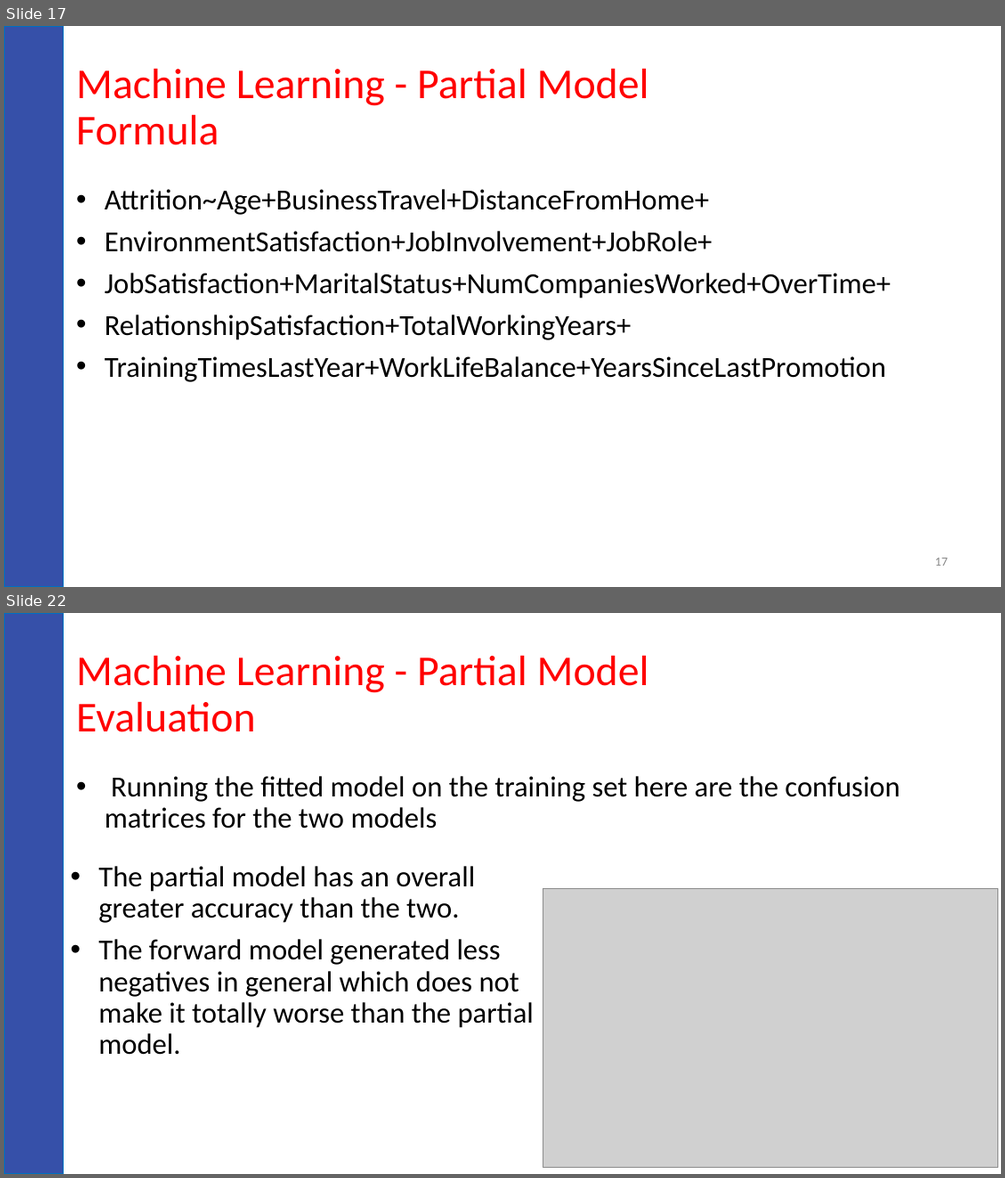
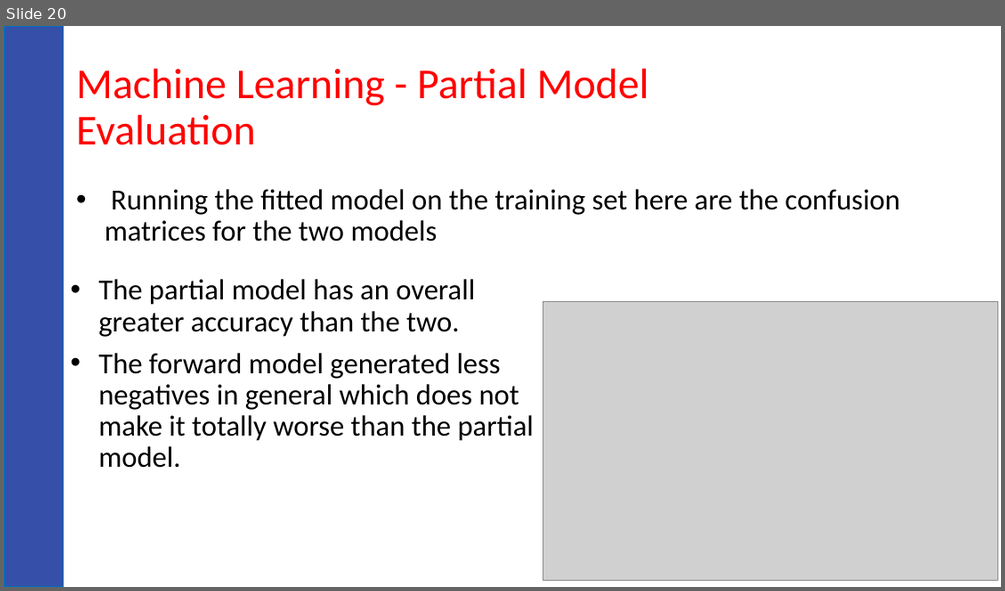
Before and after one commit to lepealec/MSDS-6306-Second-Case-Study, a slide deck: CS2 2.ppt. Shown one above the other, each under a label of ours: slides 17 and 22 before the commit, slide 20 after it; the slides between them are not shown. The pictures are 1005x1178 and 1005x591 pixels, drawn with LibreOffice and Linux fonts; fonts in the diff are those of the drawing; grey boxes stand for pictures; background and template pictures are left out. Boxes give left, top, right and bottom in pixels: in the first picture for what was removed or moved away, otherwise in the second. Text is boxed around its words. In the diff, an @@ line names an element or a change of style, - is before the commit and + after.

```diff
--- a/CS2 2.ppt
+++ b/CS2 2.ppt
@@ slide 17 removed at (4, 26, 1001, 587), background #FFFFFF; not listed: 1 template element that a slide beside it also shows @@
@@ title removed at (76, 68, 649, 145) @@
-Machine Learning - Partial Model Formula
@@ text removed at (105, 189, 890, 382) @@
-• Attrition~Age+BusinessTravel+DistanceFromHome+
-• EnvironmentSatisfaction+JobInvolvement+JobRole+
-• JobSatisfaction+MaritalStatus+NumCompaniesWorked+OverTime+
-• RelationshipSatisfaction+TotalWorkingYears+
-• TrainingTimesLastYear+WorkLifeBalance+YearsSinceLastPromotion
@@ page number removed at (935, 557, 947, 565) @@
-17
@@ what was slide 22 is now slide 20 @@
```
Also in this commit, not shown: 1 slide changed, 1 other slide removed.
